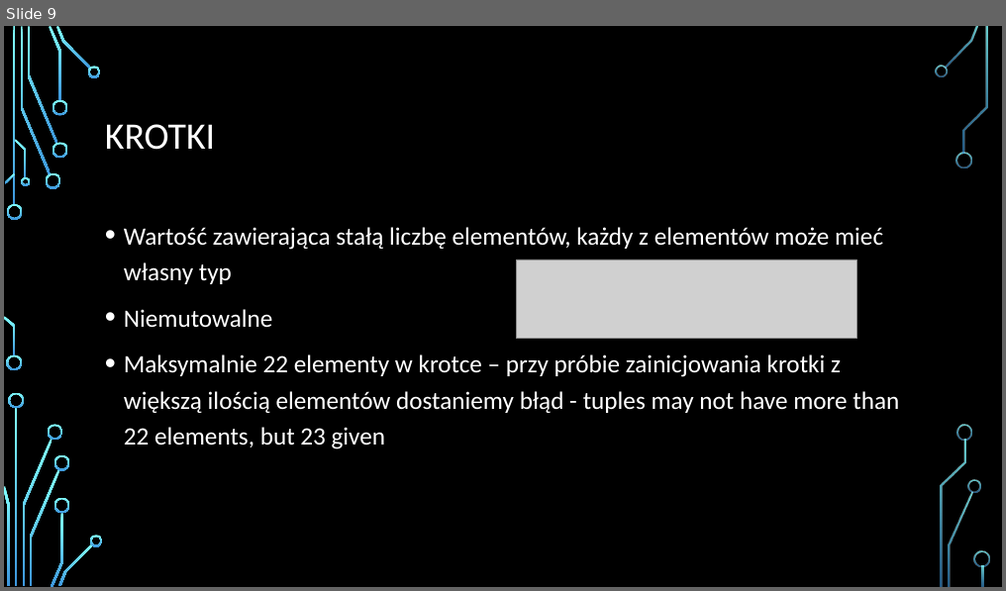
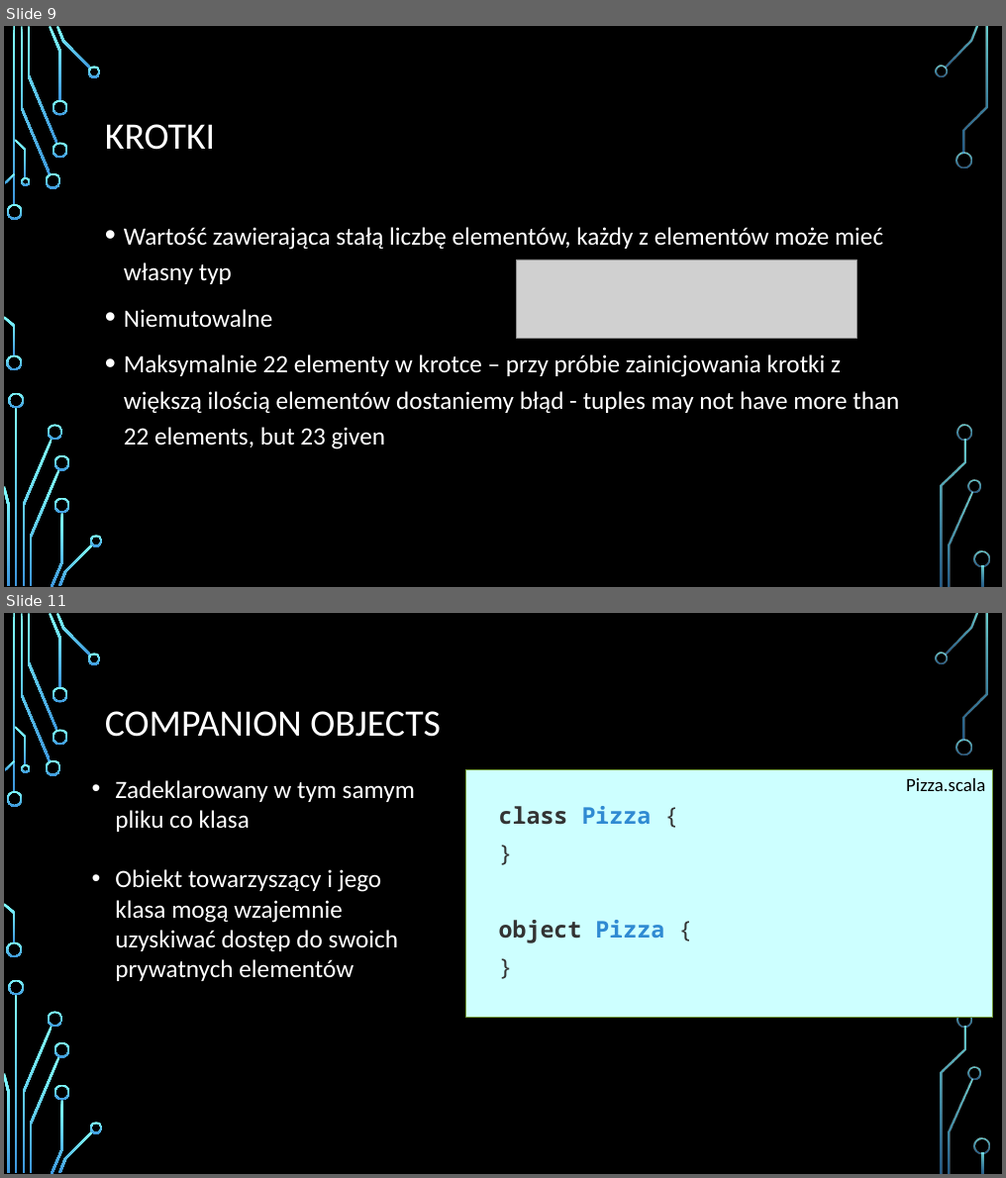
Before and after one commit to Bonniu/scala_workshop3, a slide deck: SCALA.pptx. Shown one above the other, each under a label of ours: slide 9 before the commit, slides 9 and 11 after it; the slides between them are not shown. The pictures are 1006x591 and 1006x1178 pixels, drawn with LibreOffice and Linux fonts; fonts in the diff are those of the drawing; grey boxes stand for pictures; background and template pictures are left out. Boxes give left, top, right and bottom in pixels: in the first picture for what was removed or moved away, otherwise in the second. Text is boxed around its words. In the diff, an @@ line names an element or a change of style, - is before the commit and + after.

Commit message:
companion objects and apply method, lambda functions

```diff
--- a/SCALA.pptx
+++ b/SCALA.pptx
@@ slide 11 added at box(4, 613, 1002, 1174), background picture (left out); not listed: 36 template elements that a slide beside it also shows @@
@@ title added at box(105, 711, 440, 737), 36 pt, text #FFFFFF @@
+COMPANION OBJECTS
@@ text added at box(115, 780, 415, 981), 24 pt, text #FFFFFF @@
+• Zadeklarowany w tym samym pliku co klasa
+• Obiekt towarzyszący i jego klasa mogą wzajemnie uzyskiwać dostęp do swoich prywatnych elementów
@@ rectangle added at box(466, 769, 993, 1017), fill #CDFFFF, outline #729838 1.25 pt, 18 pt, text #000000 @@
+Pizza.scala
@@ text added at box(499, 806, 664, 944), 22.2 pt, text #333333, bold @@
+class Pizza {
+}
+object Pizza {
+}
```
Also in this commit, not shown: 1 slide changed, 1 other slide added, 2 slides removed, 3 other files.
